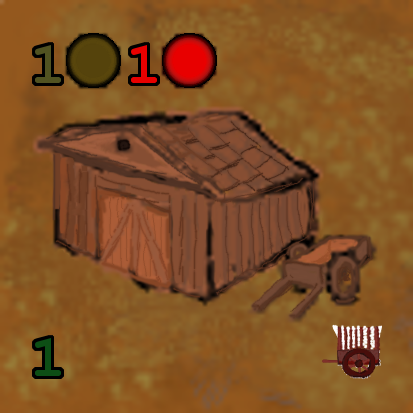
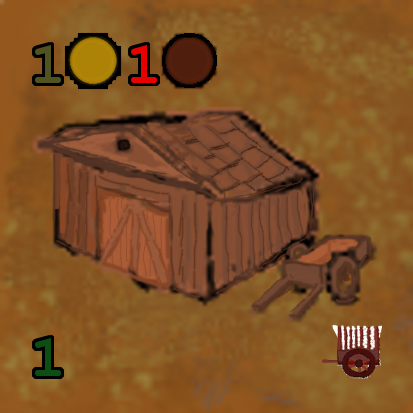
Revision of a layered 413×413 image; what changed, layer by layer:
renamed "Icono Oro.png" to "Icono Oro.png #1", moved it above "Icono Madera.png #1", painted on it over box(65, 33, 121, 89)
renamed "Icono Madera.png" to "Icono Madera.png #1", moved it above "1 #2", painted on it over box(161, 34, 216, 87)
